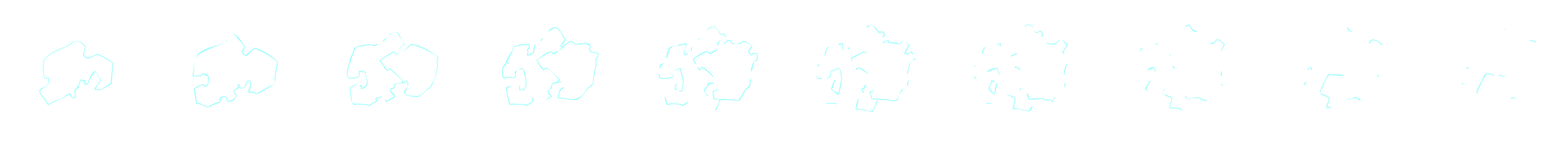
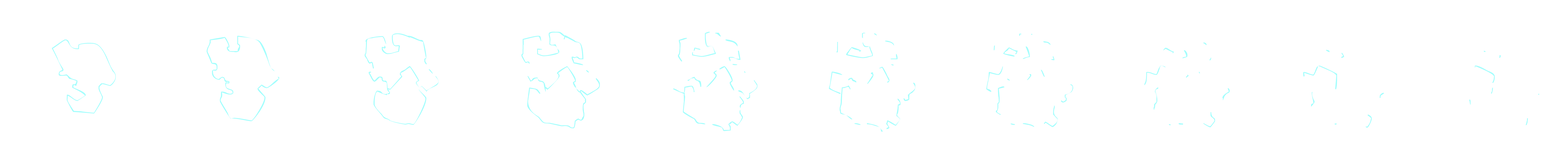
Layered file, before and after one edit (w=1568, h=157). Changes by layer:
painted on "Pasted Layer #21" over [1461, 28, 1540, 126]
painted on "Pasted Layer #20" over [1302, 27, 1384, 128]
painted on "Pasted Layer #19" over [1139, 24, 1230, 128]
painted on "Pasted Layer #18" over [974, 24, 1074, 128]
painted on "Pasted Layer #17" over [816, 25, 916, 132]
painted on "Pasted Layer #16" over [658, 26, 758, 132]
painted on "Pasted Layer #15" over [501, 27, 600, 129]
painted on "Pasted Layer #14" over [346, 31, 439, 125]
painted on "Pasted Layer #13" over [192, 34, 280, 122]
painted on "Pasted Layer #12" over [39, 39, 116, 114]
